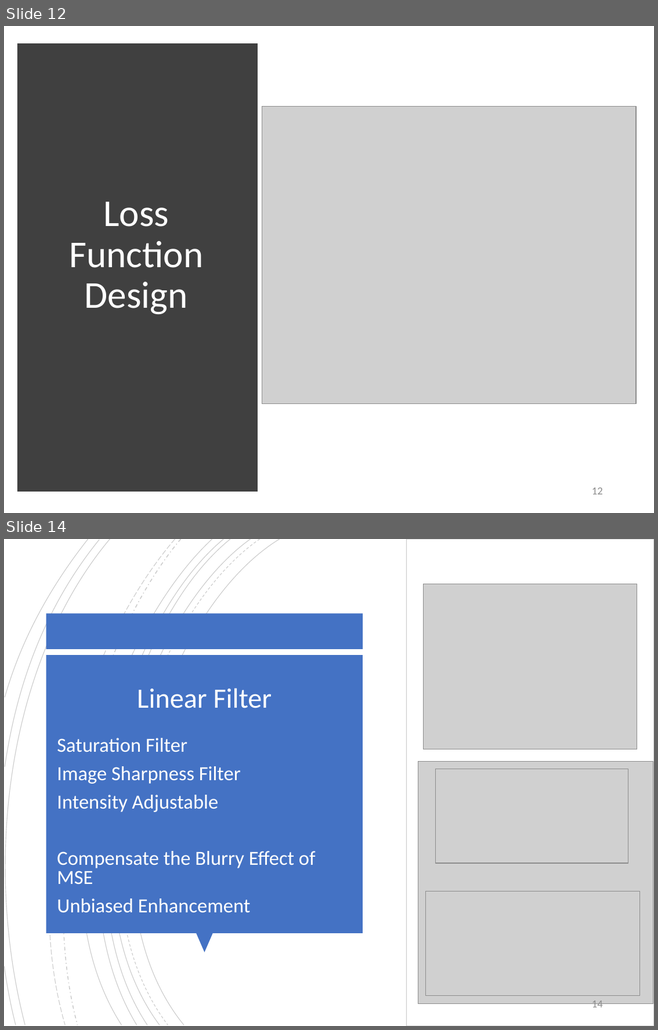
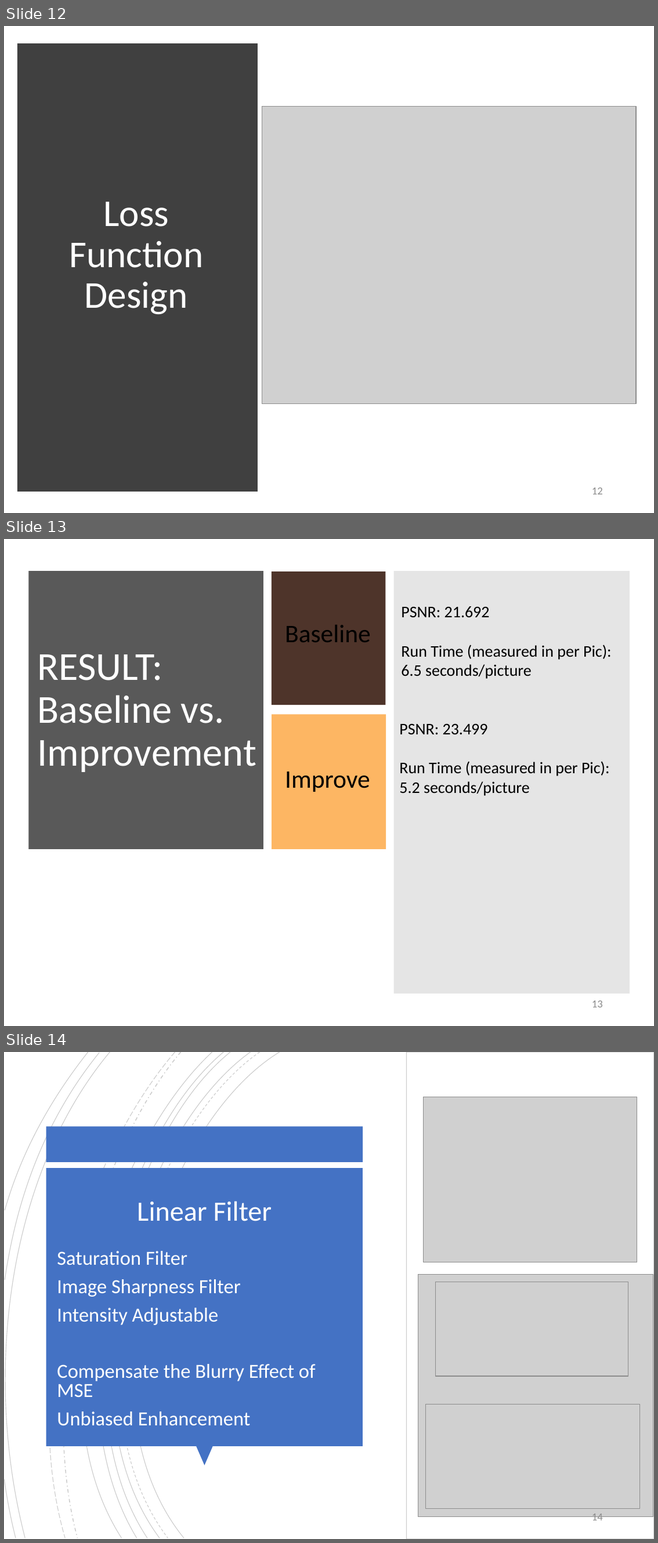
Before and after one commit to TZstatsADS/Fall2018-Proj3-Sec1-grp7, a slide deck: ads ppt.pptx. Shown one above the other, each under a label of ours: slides 12 and 14 before the commit, slides 12, 13 and 14 after it; the slides between them are not shown. The pictures are 658x1030 and 658x1543 pixels, drawn with LibreOffice and Linux fonts; fonts in the diff are those of the drawing; grey boxes stand for pictures. Boxes give left, top, right and bottom in pixels: in the first picture for what was removed or moved away, otherwise in the second. Text is boxed around its words. In the diff, an @@ line names an element or a change of style, - is before the commit and + after.

Commit message:
PSNR

```diff
--- a/ads ppt.pptx
+++ b/ads ppt.pptx
@@ slide 13 added at (4,539,654,1026), background #FFFFFF @@
@@ rectangle added at (29,571,263,849), fill #595959 @@
@@ rectangle added at (271,571,385,705), fill #4E342A @@
@@ rectangle added at (394,571,630,994), fill #808080 at 20% opacity @@
@@ text added at (401,606,611,679), 18 pt, text #000000 @@
+PSNR: 21.692
+Run Time (measured in per Pic):
+6.5 seconds/picture
@@ text added at (285,625,371,642), 28 pt, text #000000 @@
+Baseline
@@ title added at (37,654,256,772), 44 pt, text #FFFFFF @@
+RESULT:
+Baseline vs.
+Improvement
@@ rectangle added at (271,714,386,849), fill #FDB663 @@
@@ text added at (399,724,610,796), 18 pt, text #000000 @@
+PSNR: 23.499
+Run Time (measured in per Pic):
+5.2 seconds/picture
@@ text added at (285,772,370,792), 28 pt, text #000000 @@
+Improve
@@ page number added at (592,1001,603,1008), 12 pt, text #8C8C8C @@
+13
```
Also in this commit, not shown: 2 slides changed.
